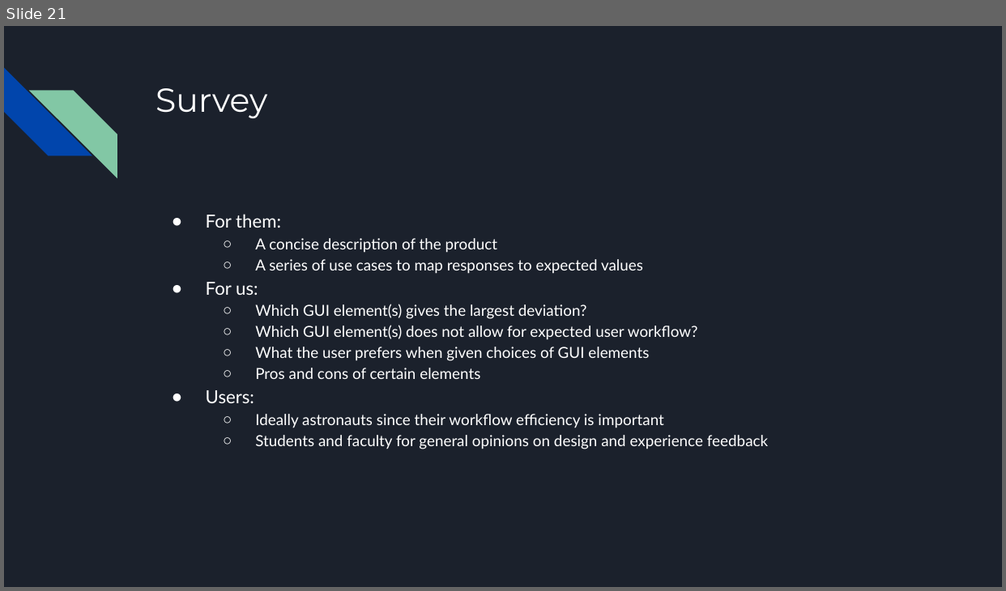
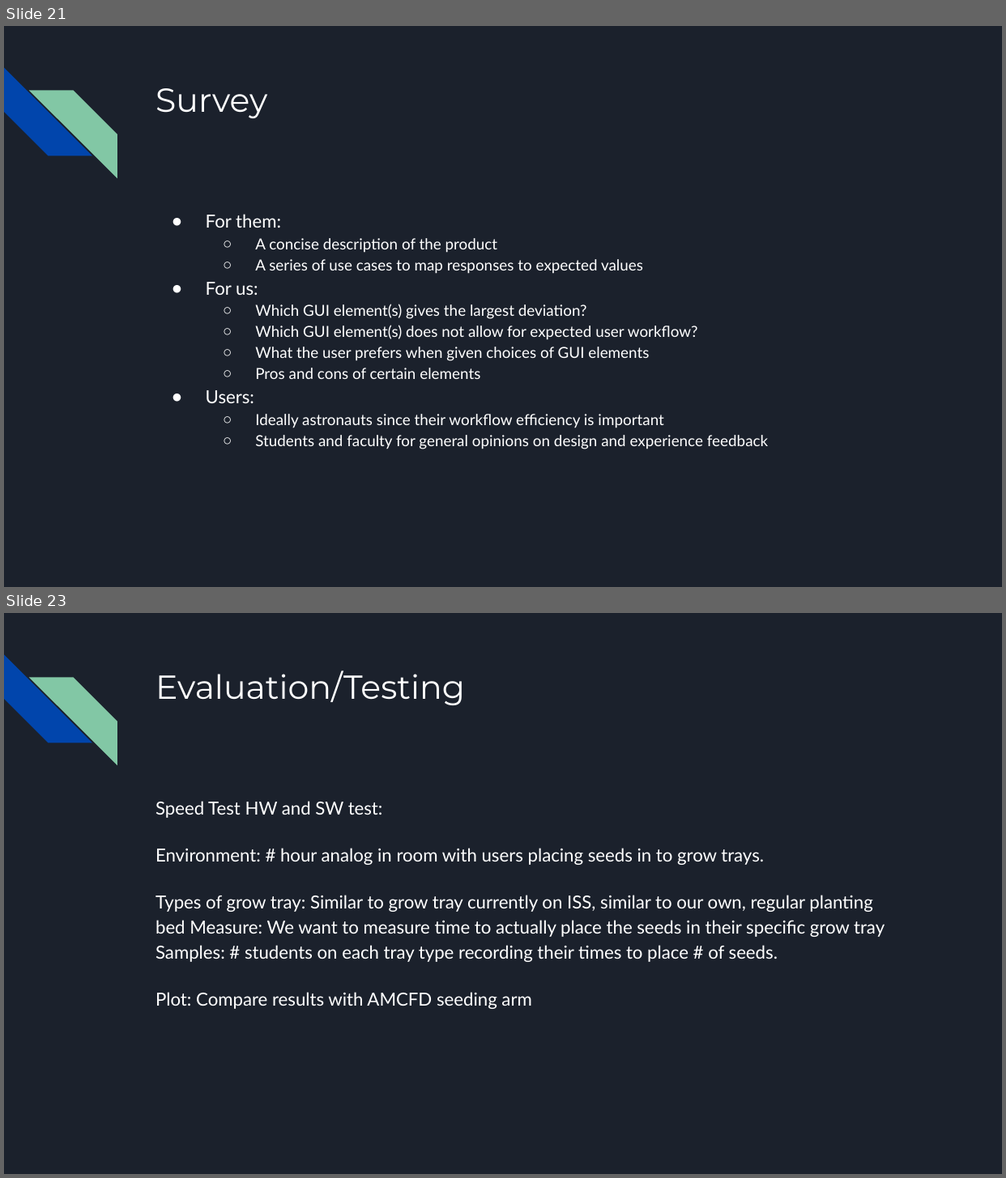
Before and after one commit to killsap/automated-multi-cycle-farming-in-space-website, a slide deck: docs/Milestone4Presentation.pptx. Shown one above the other, each under a label of ours: slide 21 before the commit, slides 21 and 23 after it; the slides between them are not shown. The pictures are 1006x591 and 1006x1178 pixels, drawn with LibreOffice and Linux fonts; fonts in the diff are those of the drawing. Boxes give left, top, right and bottom in pixels: in the first picture for what was removed or moved away, otherwise in the second. Text is boxed around its words. In the diff, an @@ line names an element or a change of style, - is before the commit and + after.

```diff
--- a/docs/Milestone4Presentation.pptx
+++ b/docs/Milestone4Presentation.pptx
@@ slide 23 added at (4, 613, 1002, 1174), background #1B212C; not listed: 2 template elements that a slide beside it also shows @@
@@ title added at (155, 671, 465, 705), 24 pt, text #FFFFFF @@
+Evaluation/Testing
@@ text added at (155, 801, 884, 1009), 13 pt, text #FFFFFF @@
+Speed Test HW and SW test:
+Environment: # hour analog in room with users placing seeds in to grow trays.
+Types of grow tray: Similar to grow tray currently on ISS, similar to our own, regular planting bed Measure: We want to measure time to actually place the seeds in their specific grow tray Samples: # students on each tray type recording their times to place # of seeds.
+Plot: Compare results with AMCFD seeding arm
```
Also in this commit, not shown: 1 slide changed, 4 other slides added.
